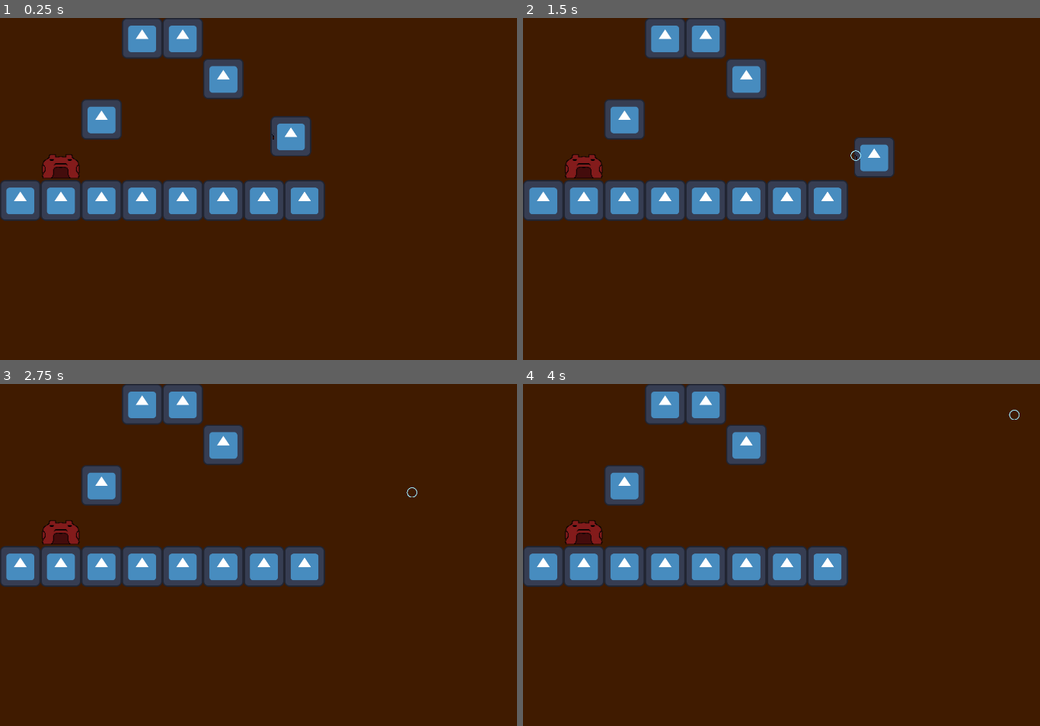
Above: before the commit, frames 1-4 (two rows, left to right).
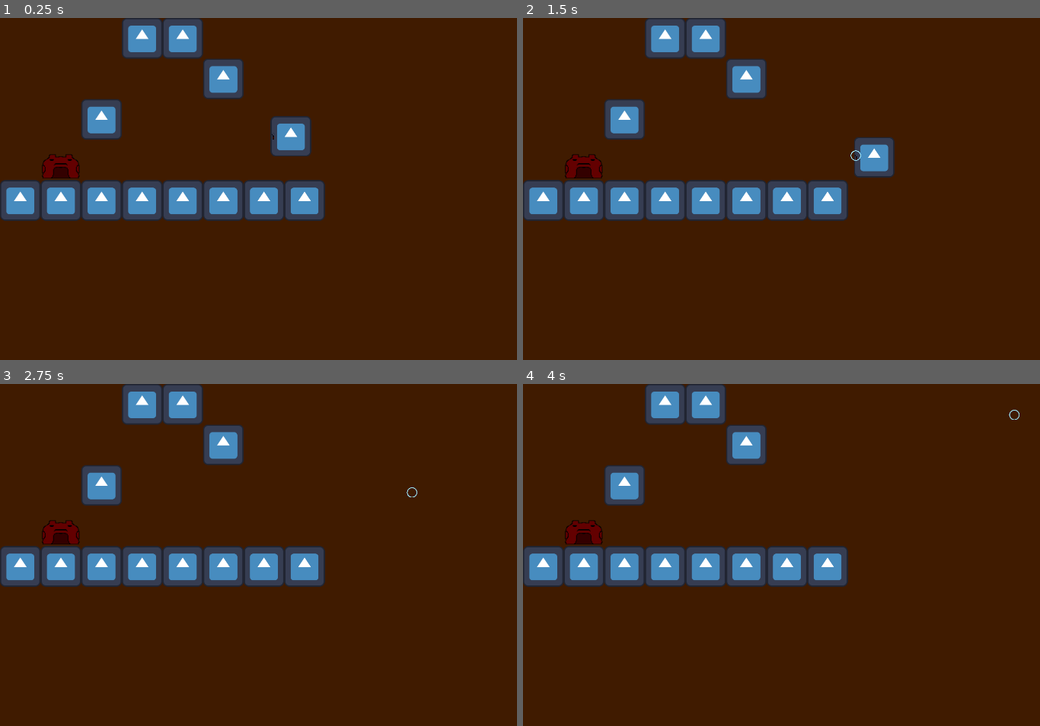
Above: after the commit, the same moments.

Repository: jadicodes/frouldron
Game: Godot game, scene res://world.tscn
Same seed, same stepped clock (60 frames per second), same inputs: the game is played once before the commit and once after it. The engine's default icon, where the game draws it, is replaced by a stand-in: a white triangle on a blue panel in a dark square.
Inputs:
- Up to frame 1 (0.25 s): no input
- Up to frame 2 (1.5 s): tap Enter (ui_accept) at 0.5, 0.77 s; hold Right (move_right) from 0.53 s (still down); tap Q (interact) at 0.6 s; tap E (shoot) at 1.35 s
- Up to frame 3 (2.75 s): tap Enter (ui_accept) at 1.52 s; release Right (move_right) at 2.03 s; hold Left (move_left) from 2.03 s (still down); tap Q (interact) at 2.1 s
- Up to frame 4 (4 s): release Left (move_left) at 2.78 s; hold Right (move_right) from 2.78 s (still down); tap E (shoot) at 2.85 s; tap Enter (ui_accept) at 3.02, 3.5, 3.77 s; tap Q (interact) at 3.6 s

The runs differ from the first frame. In frame 1, 0.3% of the frame differs, in the area x 8-16%, y 40-47%; in frame 2, 0.3%; in frame 3, 0.3%; in frame 4, 0.3%.

Commit message:
Add elements to enemy

Diff:
--- a/project/enemy/base_enemy.gd
+++ b/project/enemy/base_enemy.gd
@@ -1,9 +1,18 @@
 extends CharacterBody2D
 
+const walk_speed = 400
 
+@export var enemy_health = 4
 
-const walk_speed = 400
-var enemy_health = 4
+var element: Element = [
+	preload("res://element/normal.tres"),
+	preload("res://element/earth.tres")
+].pick_random()
+
+@onready var sprite: Sprite2D = %Sprite2D
+
+func _ready() -> void:
+	sprite.modulate = element.color
 
 func _physics_process(delta: float) -> void:
 	move_and_slide()
--- a/project/enemy/base_enemy.tscn
+++ b/project/enemy/base_enemy.tscn
@@ -10,10 +10,13 @@
 script = ExtResource("1_l7tib")
 
 [node name="Sprite2D" type="Sprite2D" parent="."]
+unique_name_in_owner = true
+self_modulate = Color(1, 0, 0, 1)
 position = Vector2(-1.50001, -24.5)
 scale = Vector2(2.1875, 1.85938)
 texture = ExtResource("1_a2kbs")
 
 [node name="CollisionShape2D" type="CollisionShape2D" parent="."]
+visible = false
 position = Vector2(-1, -1)
 shape = SubResource("RectangleShape2D_big7e")
